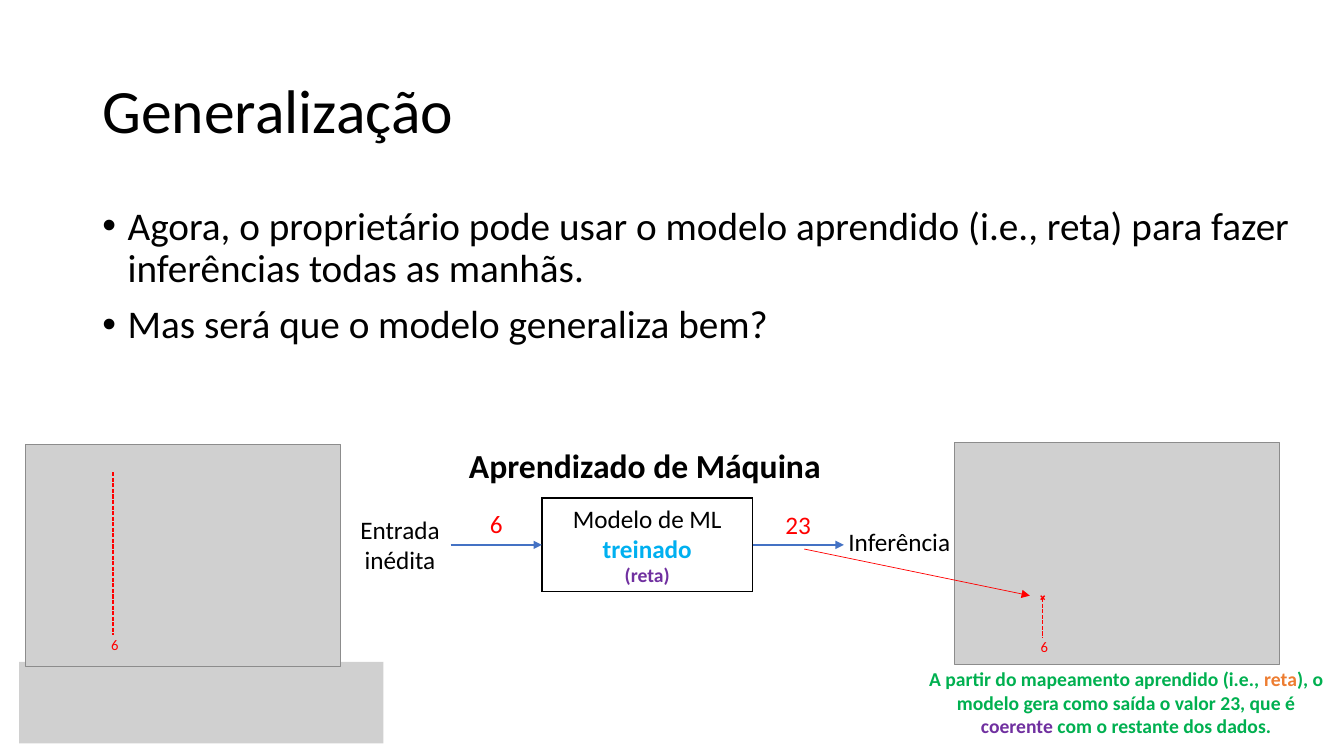
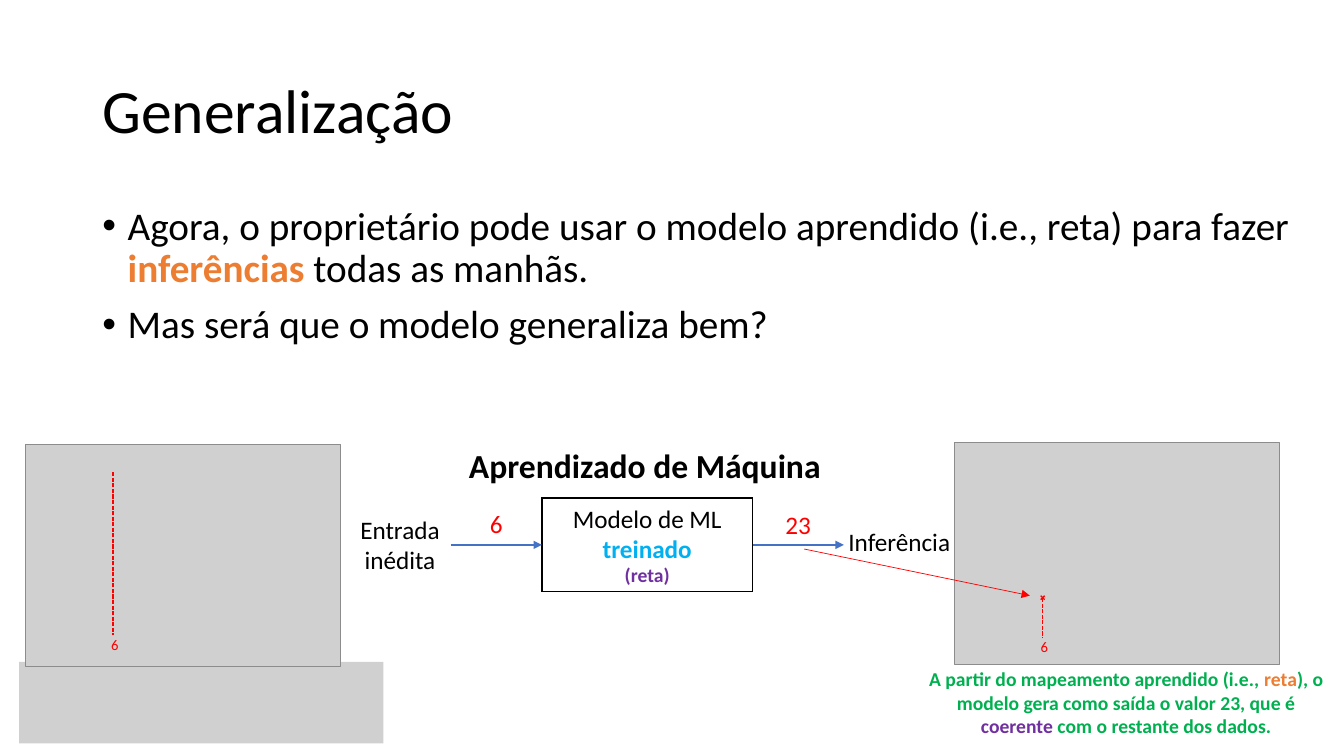
Before and after one commit to zz4fap/c24_inteligencia_artificial, a slide deck: slide 13 of slides/C24_Paradigmas.pptx (slide 12 before the commit). Drawn at 1344x756 pixels with LibreOffice and Linux fonts; fonts in the diff are those of the drawing; grey boxes stand for pictures. Boxes give left, top, right and bottom in pixels: in the first picture for what was removed or moved away, otherwise in the second. Text is boxed around its words. In the diff, an @@ line names an element or a change of style, - is before the commit and + after.

```diff
--- a/slides/C24_Paradigmas.pptx
+++ b/slides/C24_Paradigmas.pptx
@@ text at (128, 211, 1289, 283): text colour #000000 to #ED7D31, bold on in "inferências" @@
```
Also in this commit, not shown: 2 other slides changed, 1 slide added.
